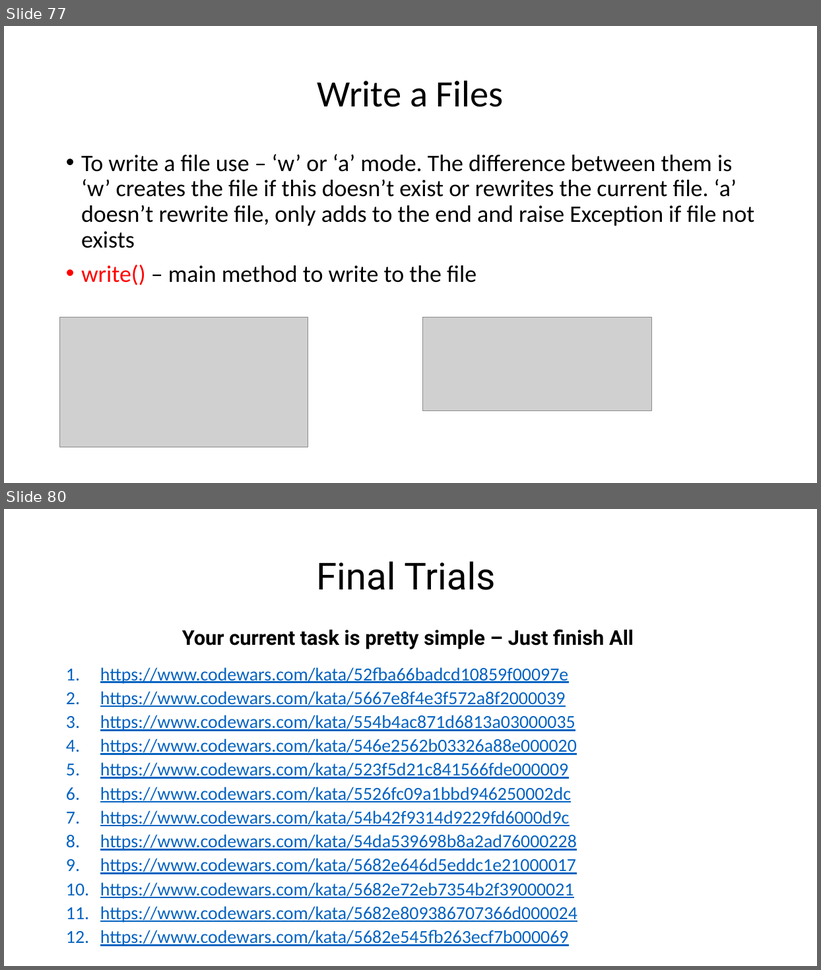
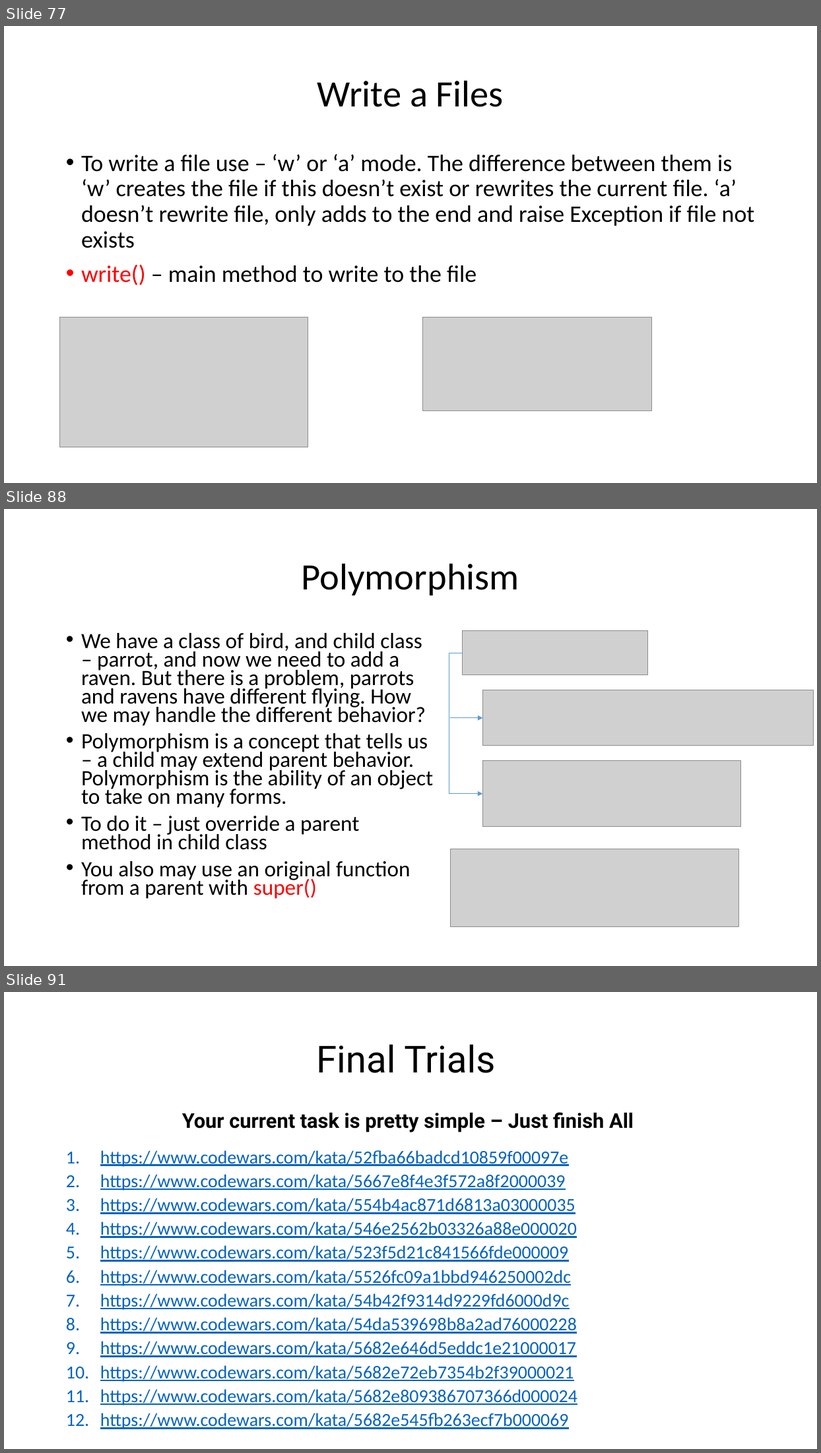
Before and after one commit to WonderLuc/brother-bootcamp, a slide deck: python 101/python_101.pptx. Shown one above the other, each under a label of ours: slides 77 and 80 before the commit, slides 77, 88 and 91 after it; the slides between them are not shown. The pictures are 821x970 and 821x1453 pixels, drawn with LibreOffice and Linux fonts; fonts in the diff are those of the drawing; grey boxes stand for pictures; background and template pictures are left out. Boxes give left, top, right and bottom in pixels: in the first picture for what was removed or moved away, otherwise in the second. Text is boxed around its words. In the diff, an @@ line names an element or a change of style, - is before the commit and + after.

Commit message:
feat: add classes block

```diff
--- a/python 101/python_101.pptx
+++ b/python 101/python_101.pptx
@@ slide 88 added at <box>4,509,817,966</box>, background picture (left out) @@
@@ title added at <box>302,563,519,595</box>, 44 pt, text #000000 @@
+Polymorphism
@@ text added at <box>81,633,434,899</box>, 25.9 pt, text #000000 @@
+• We have a class of bird, and child class – parrot, and now we need to add a raven. But there is a problem, parrots and ravens have different flying. How we may handle the different behavior?
+• Polymorphism is a concept that tells us – a child may extend parent behavior. Polymorphism is the ability of an object to take on many forms.
+• To do it – just override a parent method in child class
+• You also may use an original function from a parent with super()
@@ picture added at <box>463,631,648,675</box> @@
@@ elbow arrow added from (463, 653) to (483, 794), #5B9BD5 0.5 pt @@
@@ picture added at <box>483,691,813,747</box> @@
@@ arrow added from (451, 718) to (483, 718), #5B9BD5 0.5 pt @@
@@ picture added at <box>483,761,741,827</box> @@
@@ picture added at <box>451,850,739,927</box> @@
@@ what was slide 80 is now slide 91 @@
```
Also in this commit, not shown: 2 slides changed, 10 other slides added, 1 other file.
